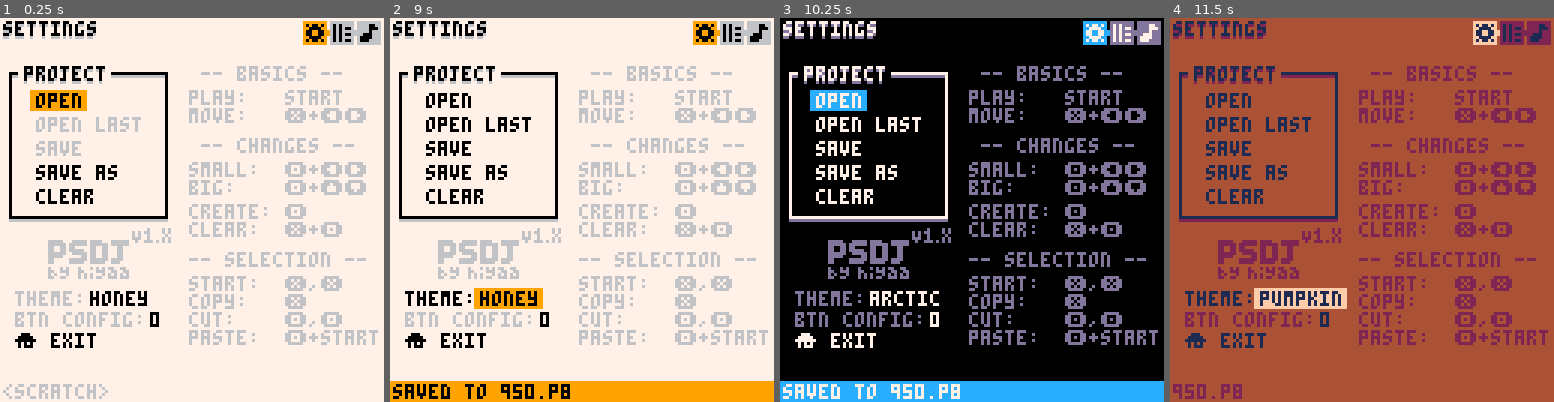
Above: before the commit, frames 1-4 (left to right).
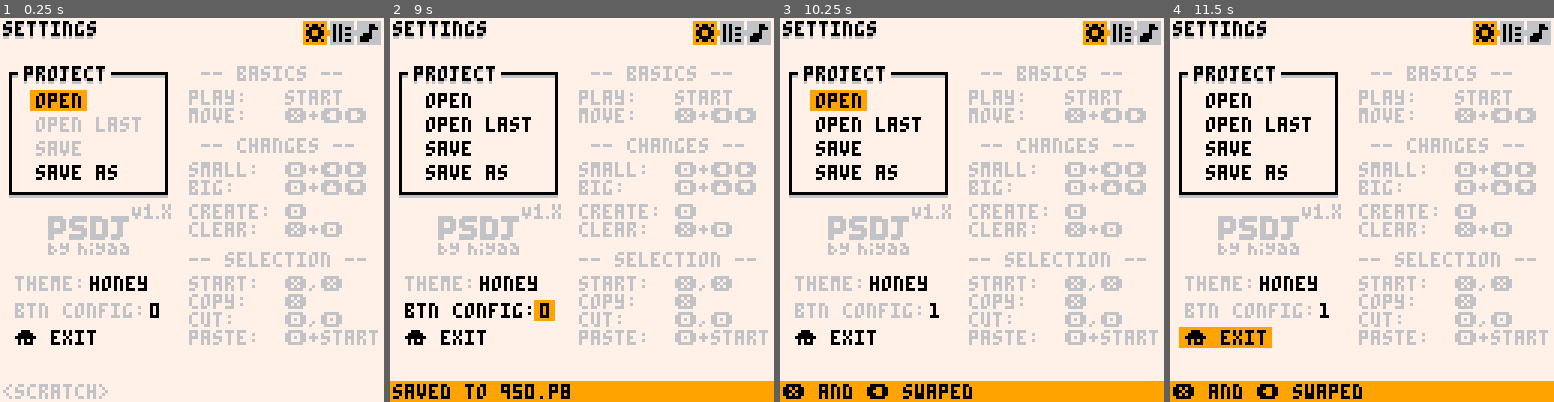
Above: after the commit, the same moments.

Repository: romainchapou/pico-sound-dj
Game: PICO-8 cartridge psdj.p8
The game is run twice, just before and just after one commit, with the same random seed, the same clock (stepped at 60 frames per second) and the same inputs.
Inputs:
- Up to frame 1 (0.25 s): no input
- Up to frame 2 (9 s): tap X (X key) at 0.33, 1.07, 1.85, 2.97, 4.08, 5.2, 6.32, 7.43, 8.55 s; tap O (Z key) at 0.7, 1.7, 2.1, 2.5, 2.9, 3.3, 3.7, 4.1, 4.5, 4.9, 5.3, 5.7, 6.1, 6.5, 6.9, 7.3, 7.7, 8.1, 8.5, 8.9 s; hold Right 1.6-2.1 s; hold Up 2.15-2.42 s; hold Right 2.47-3.03 s; hold Left 3.08-3.58 s; hold Down 3.63-3.97 s; hold Right 4.02-4.68 s; hold Up 4.73-5.03 s; hold Left 5.08-5.68 s; hold Down 5.73-6.03 s; hold Right 6.08-6.58 s; hold Right 6.63-7.13 s; hold Up 7.18-7.45 s; hold Right 7.5-8.07 s; hold Left 8.12-8.62 s; hold Down from 8.67 s (still down)
- Up to frame 3 (10.25 s): release Down at 9 s; hold Right 9.05-9.72 s; tap O (Z key) at 9.3, 9.7, 10.1 s; tap X (X key) at 9.67 s; hold Up 9.77-10.07 s; hold Left from 10.12 s (still down)
- Up to frame 4 (11.5 s): tap O (Z key) at 10.5, 10.9, 11.3 s; release Left at 10.72 s; hold Down 10.77-11.07 s; tap X (X key) at 10.78 s; hold Right from 11.12 s (still down)

The runs differ from the first frame. In frame 1, 5.6% of the frame differs, in the area x 2-45%, y 44-86%; in frame 2, 6.3%; in frame 3, 98%; in frame 4, 100%, in the area x 0-100%, y 0-100%.

Commit message:
Some cleanup and big token optimization

Diff:
--- a/pattern_editor.lua
+++ b/pattern_editor.lua
@@ -172,7 +172,7 @@
     -- play infos
 
     print("pt:", 104, 26, 6)
-    print(stat(54) >= 0 and stat(54) or "---", 116, 26, 0)
+    print(cur_playing_pattern >= 0 and cur_playing_pattern or "---", 116, 26, 0)
 
     for i=0,3 do
       print("c" .. i .. ":", 104, 32 + 6*i, 6)
--- a/settings_pane.lua
+++ b/settings_pane.lua
@@ -131,20 +131,15 @@
         end)
       end),
 
-      make_btn_pushed_widget("clear", function()
-        confirm_pop_up:init("current project\ndata will be\ncleared, continue?", function()
-          reload(0x3100, 0x3100, 0x1200)
-          has_unsaved_modifications = project_file ~= nil
-
-          send_msg "project data cleared"
-        end)
-      end),
-
       theme_widg,
 
       btn_swap_widg,
 
-      make_btn_pushed_widget("⌂ exit", action_after_check_unsaved(stop))
+      make_btn_pushed_widget("⌂ exit", action_after_check_unsaved(function()
+        cls()
+        print "bye!"
+        stop()
+      end))
     }
 
     -- the save widget is inactive until a project has been opened
@@ -190,11 +185,7 @@
   end,
 
   formatted_project_file = function(_ENV)
-    if project_file == nil then
-      return "<scratch>"
-    else
-      return basename(project_file)
-    end
+    return project_file and basename(project_file) or "<scratch>"
   end,
 
   draw = function(_ENV)
@@ -202,48 +193,55 @@
 
     local start_x, start_y = 4, 6
 
-    shadow_rect(start_x -1, start_y + 12, start_x + 51, start_y + 60)
+    shadow_rect(start_x -1, start_y + 12, start_x + 51, start_y + 52)
     shadow_print("project", start_x+4, start_y+10)
 
-    for i=1,8 do
-      local last_y = i >= 6 and 32 or 0
-      local last_x = i >= 6 and -7 or 0
-      widgs[i]:draw(start_x+8 + last_x, start_y + (i >= 6 and 7 or 8)*i+11 + last_y, i == cur_widg)
+    for i=1,7 do
+      local last_x, last_y, is_bottom_widg = 0, 0, i >= 5
+
+      if is_bottom_widg then
+        last_x, last_y = -7, 24
+      end
+
+      widgs[i]:draw(start_x+8 + last_x, start_y + (is_bottom_widg and 9 or 8)*i+11 + last_y, i == cur_widg)
     end
 
     -- draw logo
-    sspr(40, 0, 41, 17, 16, 70)
-
-    -- TODO bake this into the sprite sheet to clean up and save some tokens
-    do
-      local sx = 63
-      local sy = 16
-
-      local pr = function(txt)
-        print(txt, sx, sy, 6)
-        sy += 6
-      end
-
-      pr " -- basics --"
-      sy += 2
-      pr "play:   start"
-      pr "move:   ❎+⬅️➡️"
-      sy += 4
-      pr " -- changes --"
-      sy += 2
-      pr "small:  🅾️+⬅️➡️"
-      pr "big:    🅾️+⬆️⬇️"
-      sy += 2
-      pr "create: 🅾️"
-      pr "clear:  ❎+🅾️"
-      sy += 4
-      pr "-- selection --"
-      sy += 2
-      pr "start:  ❎,❎"
-      pr "copy:   ❎"
-      pr "cut:    🅾️,🅾️"
-      pr "paste:  🅾️+start"
-    end
+    sspr(40, 0, 41, 17, 16, 62)
+
+    -- draw the controls summary that has been baked in the spritesheet for token optimization
+    -- below is the commented actual drawing code
+    sspr(8, 24, 63, 93, 63, 16)
+
+    -- do
+    --   local sx = 63
+    --   local sy = 16
+    --
+    --   local pr = function(txt)
+    --     print(txt, sx, sy, 6)
+    --     sy += 6
+    --   end
+    --
+    --   pr " -- basics --"
+    --   sy += 2
+    --   pr "play:   start"
+    --   pr "move:   ❎+⬅️➡️"
+    --   sy += 4
+    --   pr " -- changes --"
+    --   sy += 2
+    --   pr "small:  🅾️+⬅️➡️"
+    --   pr "big:    🅾️+⬆️⬇️"
+    --   sy += 2
+    --   pr "create: 🅾️"
+    --   pr "clear:  ❎+🅾️"
+    --   sy += 4
+    --   pr "-- selection --"
+    --   sy += 2
+    --   pr "start:  ❎,❎"
+    --   pr "copy:   ❎"
+    --   pr "cut:    🅾️,🅾️"
+    --   pr "paste:  🅾️+start"
+    -- end
   end,
 
   post_draw = function(_ENV)
--- a/sfx_editor.lua
+++ b/sfx_editor.lua
@@ -473,81 +473,68 @@
     local start_x, start_y, col_x_diff = 10, 14, 48
 
     for i=0,1 do
-      rectfill(start_x + i*col_x_diff - 10, start_y - 3, start_x + i*col_x_diff - 6, start_y + 3, 6)
-
-      print(i,   start_x -  9 + i*col_x_diff, start_y - 2, 7)
-      print("♪", start_x +  2 + i*col_x_diff, start_y - 2, 6)
-      print("i", start_x + 18 + i*col_x_diff, start_y - 2, 6)
-      print("v", start_x + 24 + i*col_x_diff, start_y - 2, 6)
-      print("e", start_x + 30 + i*col_x_diff, start_y - 2, 6) -- TODO maybe "f"
+      local left_x = start_x + i*col_x_diff
+
+      spr(11+i, left_x - 10, start_y - 3)
+
+      for inst in all(split "♪:2,i:18,v:24,e:30") do
+        local str, v = unpack(split(inst, ":"))
+        print(str, left_x + tonum(v), start_y - 2, 6)
+      end
 
       fillp(0b01011010.1)
-      line(start_x + 16 + i*col_x_diff -2, start_y + 5,
-           start_x + 16 + i*col_x_diff -2, start_y + 101, 6)
+      line(left_x + 14, start_y + 5, left_x + 14, start_y + 101, 6)
       fillp()
-    end
-
-    rectfill(start_x-10, start_y+6,  start_x-6, start_y+28, 9)
-    rectfill(start_x-10, start_y+54, start_x-6, start_y+76, 9)
-
-    rectfill(start_x-10+col_x_diff, start_y+6,  start_x-6+col_x_diff, start_y+28, 9)
-    rectfill(start_x-10+col_x_diff, start_y+54, start_x-6+col_x_diff, start_y+76, 9)
-
-    local test_next_note_has_slide = function(note_id)
-      local n = notes[note_id+1]
-      return n and n.effect.value == 1 and n.volume.value > 0
-    end
-
-    local is_note_highlighted = function(note_id)
-      return n_panel_selection == 0 and
-          note_id >= n_selection_lower and
-          note_id <= n_selection_upper
+
+      -- draw the note number column
+      sspr(0, 8, 5, 95, left_x - 10, start_y+6)
     end
 
     -- draw the notes
-    for i=1,16 do
-      local x, y = start_x, start_y + i*6
-
-      print(HEX_VALUES[i], x-9, y, (i-1)\4 % 2 == 0 and 7 or 6)
-
-      notes[i]:draw(x, y, is_note_highlighted(i), n_sub_selection, test_next_note_has_slide(i))
-      x += col_x_diff
-
-      print(HEX_VALUES[i], x-9, y, (i-1)\4 % 2 == 0 and 7 or 6)
-
-      local note_id = i+16
-      notes[note_id]:draw(x, y, is_note_highlighted(note_id), n_sub_selection, test_next_note_has_slide(note_id))
+    for i=0,31 do
+      local note_id = i+1
+      local next_note = notes[note_id+1]
+
+      notes[note_id]:draw(start_x + (i\16)*col_x_diff, start_y + 6 + (i%16)*6,
+                         -- test is note highlighted
+                         n_panel_selection == 0 and note_id >= n_selection_lower
+                                                and note_id <= n_selection_upper,
+                         n_sub_selection,
+
+                         -- test if next note has slide
+                         next_note and next_note.effect.value == 1
+                                   and next_note.volume.value > 0)
     end
 
     -- draw the playhead
-    for i=0,3 do
-      local note_nb = stat(50+i)
-
-      if stat(46+i) == sfx_id and note_nb >= 0 then
+    for ch_id=0,3 do
+      local note_nb = stat(50+ch_id)
+
+      if stat(46+ch_id) == sfx_id and note_nb >= 0 then
         spr(1, start_x - 4 + note_nb\16 * col_x_diff, start_y + 6 + note_nb%16 * 6)
       end
     end
 
     local function setting_selected(i)
-      return n_panel_selection == 1 and n_settings_selection == i
+      return n_panel_selection == 1 and n_settings_selection == tonum(i)
     end
 
     -- draw the settings
-    sfx_speed:draw(start_x + 89, start_y - 2, setting_selected(0))
+    sfx_speed:draw(start_x + 89, start_y - 2, setting_selected "0")
 
     print("-loop-", start_x + 89, start_y + 10, 6)
 
-    sfx_loop_in:draw(start_x + 93, start_y + 16, setting_selected(1))
-    sfx_loop_out:draw(start_x + 89, start_y + 22, setting_selected(2))
+    sfx_loop_in:draw(start_x + 93, start_y + 16, setting_selected "1")
+    sfx_loop_out:draw(start_x + 89, start_y + 22, setting_selected "2")
 
     for i=4,9 do
       n_sfx_settings[i]:draw(start_x + 89, start_y + 10 + i*6, setting_selected(i-1))
     end
 
     if sfx_id < 8 then
-      print("edit as\n wave:", start_x + 89, start_y + 76, setting_selected(9) and 0 or 6)
-
-      waveform_edit_btn:draw(start_x + 99, start_y + 89, setting_selected(9))
+      print("edit as\n wave:", start_x + 89, start_y + 76, setting_selected "9" and 0 or 6)
+
+      waveform_edit_btn:draw(start_x + 99, start_y + 89, setting_selected "9")
     end
   end,
 
@@ -556,9 +543,9 @@
       return w_panel_selection == 0 and w_top_settings_selection == i
     end
 
-    wave_zoom:draw(2, 11, is_top_selected(1))
-    wave_do_bass:draw(31, 11, is_top_selected(2))
-    waveform_edit_btn:draw(117, 11, is_top_selected(3))
+    for i,x_pos in ipairs(split "2,31,117") do
+      w_sfx_settings_top[i]:draw(tonum(x_pos), 11, is_top_selected(i))
+    end
 
     print("edit as notes:", 60, 11, is_top_selected(3) and 0 or 6)
 
Not shown, changed: 210 lines of the sprite sheet (__gfx__) section of psdj.p8
